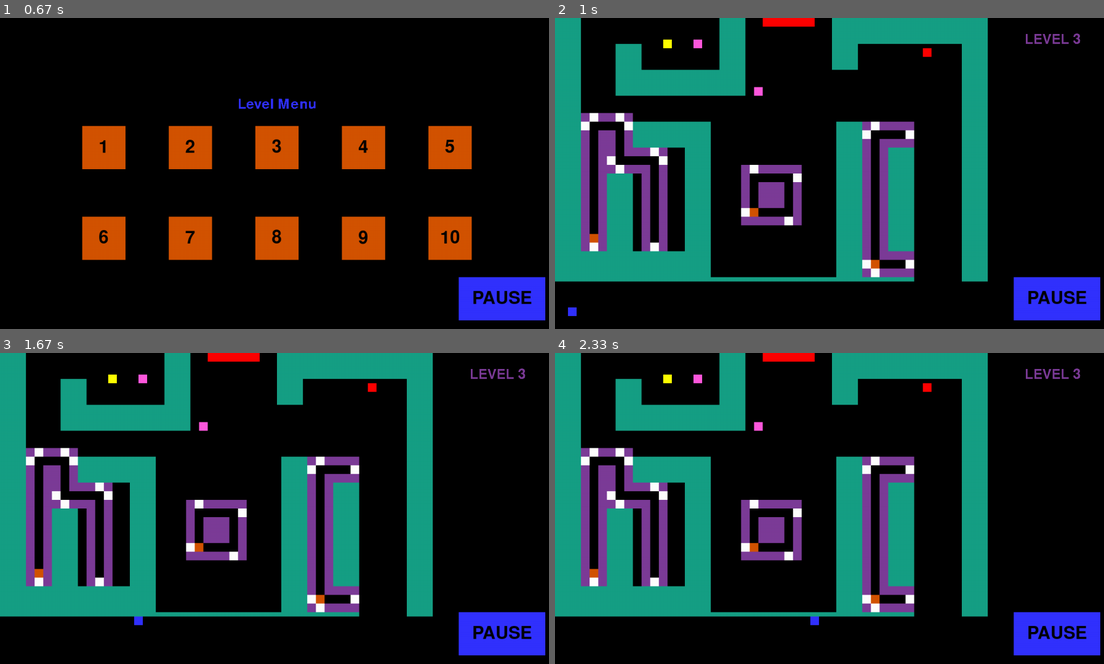
Above: before the commit, frames 1-4 (two rows, left to right).
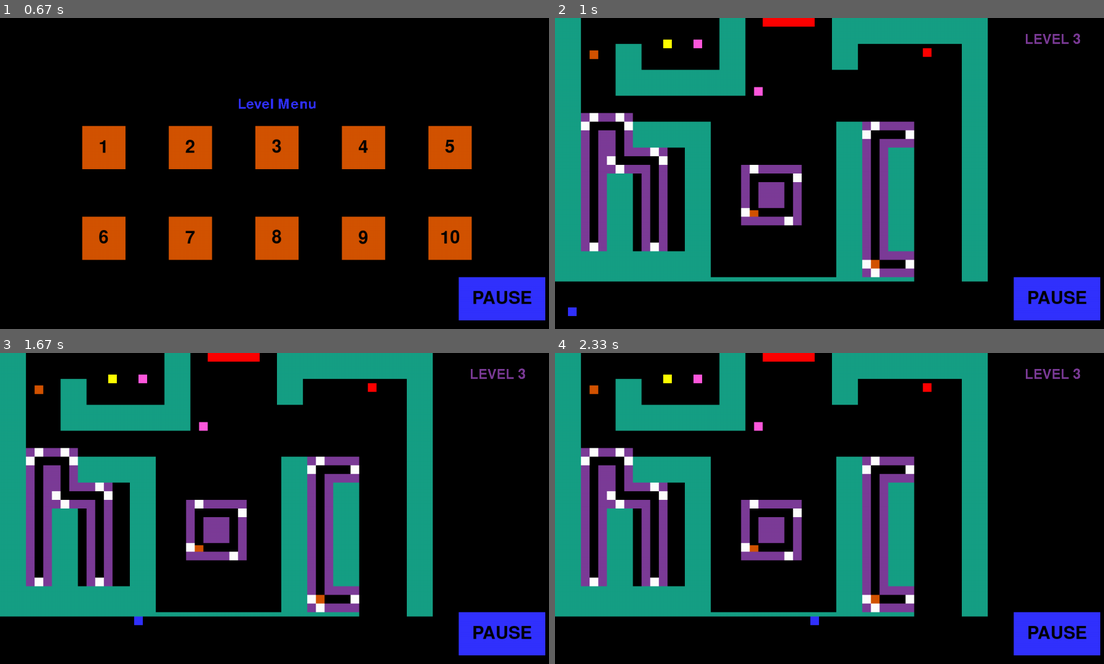
Above: after the commit, the same moments.

Repository: KUP9752/Kagan-Project
Game: pygame game, started from Project.py
The game is run twice, just before and just after one commit, with the same random seed, the same clock (stepped at 60 frames per second) and the same inputs.
Inputs:
- Up to frame 1 (0.67 s): click "PLAY" at 0.38 s
- Up to frame 2 (1 s): click "3" at 0.72 s
- Up to frame 3 (1.67 s): hold D 1-1.47 s; hold W from 1.5 s (still down)
- Up to frame 4 (2.33 s): release W at 1.8 s; hold D 1.83-2.3 s

Frame 1 is identical in both runs. In frame 2, 0.1% of the frame differs, in the area x 6-38%, y 10-73%; in frame 3, 0.1%; in frame 4, 0.1%.

Commit message:
some changes to emeny3 movement

Diff:
--- a/Project.py
+++ b/Project.py
@@ -162,6 +162,13 @@
         self.speed = 5
         self.colour = ORANGE
         super().__init__(x, y, facing)
+
+    def update(self):
+        enemyobs_hit_group = pygame.sprite.groupcollide(enemy_group, enemyobs_group, False, False)
+        if self.direction_x != 0:
+            self.rect.x = self.rect.x + self.direction_x*self.speed
+        if self.direction_y != 0:
+            self.rect.y = self.rect.x + self.direction_y*self.speed
 
 
 
@@ -793,6 +800,7 @@
            NameError
         all_sprites_group.draw(screen)
         player_group.update()
+        enemy_group.update()
 
         if end_level:
             play_game = False
